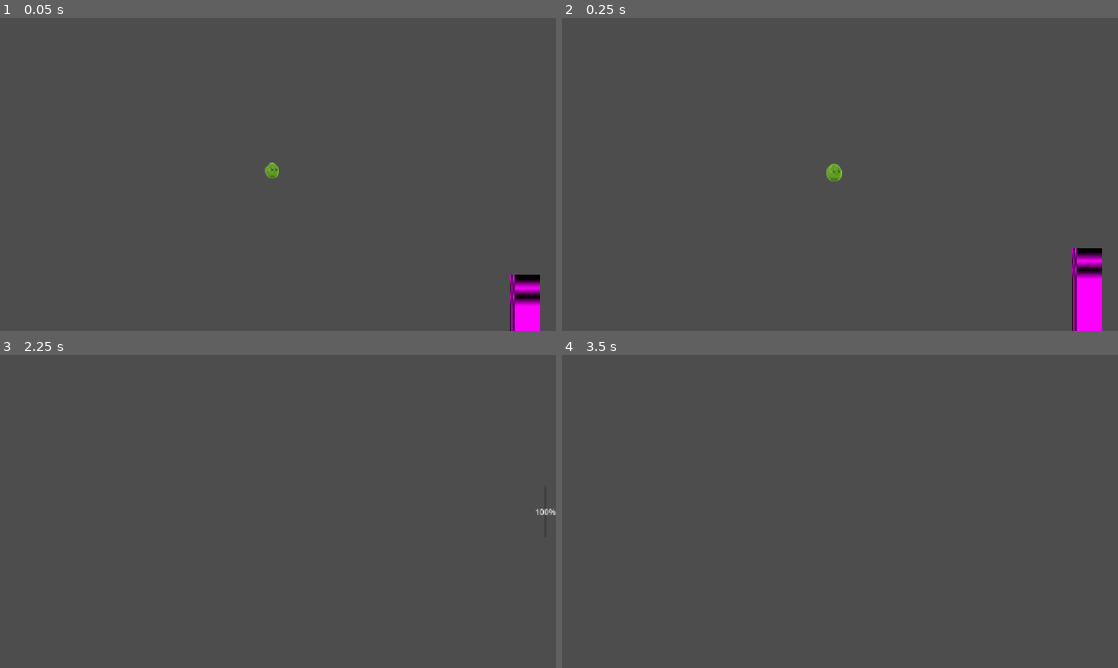
Above: before the commit, frames 1-4 (two rows, left to right).
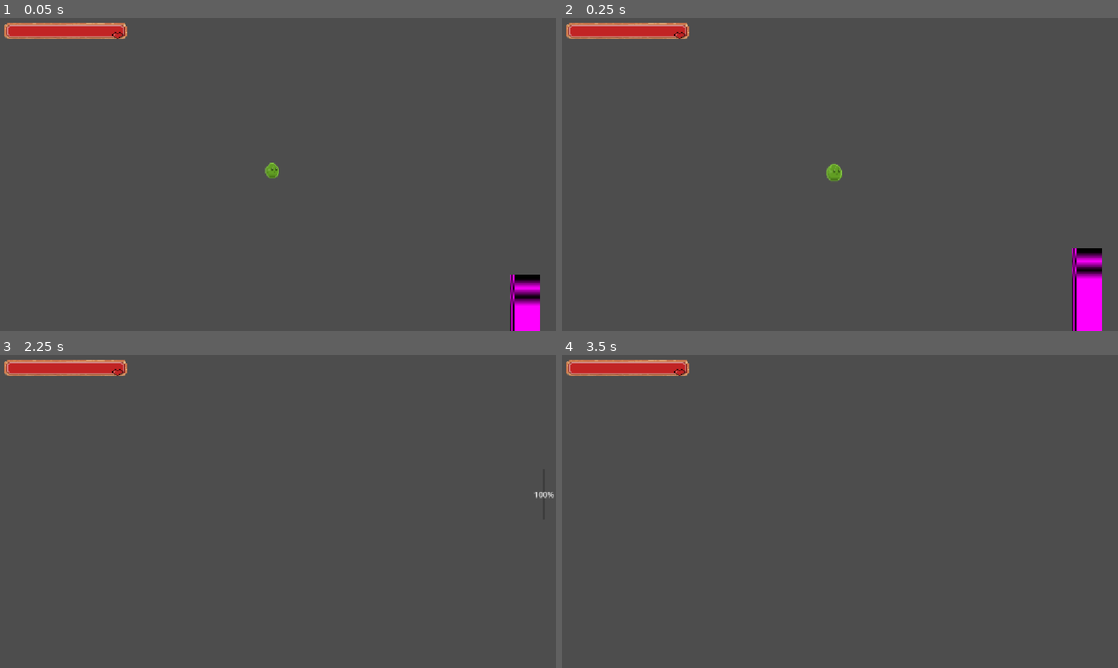
Above: after the commit, the same moments.

Repository: katfishkatfishing/bounce-
Game: Godot game, scene res://test.tscn
Two runs of this game, one before a commit and one after it. Both use one fixed random seed, a clock stepped at 60 frames per second and the inputs below.
Inputs (mouse positions are in pixels of both pictures, inside the frame that each line leads up to):
- Up to frame 1 (0.05 s): no input
- Up to frame 2 (0.25 s): no input
- Up to frame 3 (2.25 s): tap Enter at 0.5 s; move the mouse to (400, 495) at 0.52 s; hold W (up) 0.53-1.28 s; hold D (right) 0.53-2.03 s; click (400, 495) at 0.67 s; move the mouse to (166, 527) at 1.27 s; tap Alt at 1.35 s; tap W (up) at 1.52, 1.55, 1.82 s; tap Space at 2 s; move the mouse to (333, 442) at 2.02 s; hold A (left) from 2.03 s (still down); hold W (up) from 2.03 s (still down); tap Shift at 2.1 s
- Up to frame 4 (3.5 s): tap Enter at 2.75 s; move the mouse to (812, 574) at 2.77 s; release A (left) at 2.78 s; release W (up) at 2.78 s; hold D (right) from 2.78 s (still down); tap W (up) at 2.85, 3.02, 3.32 s; click (812, 574) at 2.92 s

The runs differ from the first frame. In frame 1, 1.1% of the frame differs, in the area x 0-23%, y 1-7%; in frame 2, 1.1%; in frame 3, 1.2%, in the area x 0-100%, y 1-52%; in frame 4, 1.1%.

Commit message:
merge and fix hp bar

Diff:
--- /dev/null
+++ b/bounce!/general/ui.gd
@@ -0,0 +1,24 @@
+class_name UI
+extends CanvasLayer
+
+@onready var energy_bar: ProgressBar = $GUI/EnergyBar
+@onready var hp_bar: TextureProgressBar = $GUI/MarginContainer/NinePatchRect/HPBar
+
+const max_buildup: float = 300.0
+const max_hp: int = 100
+
+var hp: int = 100
+
+func _ready() -> void:
+	energy_bar.max_value = max_buildup
+	energy_bar.value = 0.0
+	energy_bar.visible = false
+
+	hp_bar.max_value = max_hp
+	hp_bar.min_value = 0
+	hp_bar.value = hp
+
+func update_health(new_hp: int) -> void:
+	hp = new_hp
+	hp_bar.value = hp
+	print(hp)
--- /dev/null
+++ b/bounce!/general/ui.tscn
@@ -0,0 +1,56 @@
+[gd_scene format=3 uid="uid://qkiac62ee2uw"]
+
+[ext_resource type="Script" uid="uid://37mjbrh8vw6d" path="res://general/ui.gd" id="1_lm33j"]
+[ext_resource type="Texture2D" uid="uid://c01wci7ps3j6d" path="res://assets/bar/underbar3.png" id="2_1c5kk"]
+[ext_resource type="Texture2D" uid="uid://0ld1bd5krxfr" path="res://assets/bar/mbarover.png" id="3_iqwdc"]
+[ext_resource type="Texture2D" uid="uid://bxor81hk8oe88" path="res://assets/bar/mbarprogress.png" id="4_3xl52"]
+
+[node name="UI" type="CanvasLayer" unique_id=1467675263]
+script = ExtResource("1_lm33j")
+
+[node name="GUI" type="Control" parent="." unique_id=69336040]
+layout_mode = 3
+anchors_preset = 0
+offset_left = 1.0
+offset_right = 41.0
+offset_bottom = 40.0
+
+[node name="EnergyBar" type="ProgressBar" parent="GUI" unique_id=549130620]
+unique_name_in_owner = true
+layout_mode = 1
+anchors_preset = 6
+anchor_left = 1.0
+anchor_top = 0.5
+anchor_right = 1.0
+anchor_bottom = 0.5
+offset_left = 1084.0
+offset_top = 216.0
+offset_right = 1088.0
+offset_bottom = 321.0
+grow_horizontal = 0
+grow_vertical = 2
+size_flags_horizontal = 8
+
+[node name="MarginContainer" type="MarginContainer" parent="GUI" unique_id=2072587767]
+layout_mode = 0
+offset_left = 8.0
+offset_top = 10.0
+offset_right = 48.0
+offset_bottom = 50.0
+
+[node name="NinePatchRect" type="NinePatchRect" parent="GUI/MarginContainer" unique_id=1865271502]
+layout_mode = 2
+patch_margin_left = 27
+patch_margin_top = 7
+axis_stretch_horizontal = 1
+
+[node name="HPBar" type="TextureProgressBar" parent="GUI/MarginContainer/NinePatchRect" unique_id=390600863]
+unique_name_in_owner = true
+layout_mode = 0
+offset_right = 200.0
+offset_bottom = 64.0
+scale = Vector2(1.2672466, 0.52191633)
+nine_patch_stretch = true
+texture_under = ExtResource("2_1c5kk")
+texture_over = ExtResource("3_iqwdc")
+texture_progress = ExtResource("4_3xl52")
--- a/bounce!/player/player.tscn
+++ b/bounce!/player/player.tscn
@@ -3,7 +3,7 @@
 [ext_resource type="Script" uid="uid://dmyiugvkfls2e" path="res://scripts/player.gd" id="1_rkbax"]
 [ext_resource type="Texture2D" uid="uid://dsbsf728dihrk" path="res://assets/sprites/hks.png" id="2_g1dw6"]
 [ext_resource type="Texture2D" uid="uid://dgsotx8g4fwp4" path="res://assets/sprites/hks_jump.png" id="3_g1dw6"]
-[ext_resource type="PackedScene" uid="uid://bri4jujimcl2j" path="res://general/gui.tscn" id="4_yw30f"]
+[ext_resource type="PackedScene" uid="uid://qkiac62ee2uw" path="res://general/ui.tscn" id="4_yw30f"]
 
 [sub_resource type="CircleShape2D" id="CircleShape2D_7numd"]
 radius = 9.0
@@ -148,6 +148,4 @@
 limit_right = 1100
 limit_bottom = 1150
 
-[node name="AnimationPlayer" type="AnimationPlayer" parent="." unique_id=292223196]
-
-[node name="Gui" parent="." unique_id=2013634708 instance=ExtResource("4_yw30f")]
+[node name="UI" parent="." unique_id=1467675263 instance=ExtResource("4_yw30f")]
--- a/bounce!/scripts/player.gd
+++ b/bounce!/scripts/player.gd
@@ -1,9 +1,7 @@
 extends CharacterBody2D
 
 @onready var animated_sprite_2d: AnimatedSprite2D = $AnimatedSprite2D
-@onready var animation_player: AnimationPlayer = $AnimationPlayer
-@onready var energy_bar: ProgressBar = $Gui/CanvasLayer/EnergyBar
-
+@onready var ForBars = $UI
 
 #region
 const max_buildup: float = 300.0
@@ -30,9 +28,7 @@
 #endregion
 
 func _ready() -> void:
-	energy_bar.max_value = max_buildup
-	energy_bar.value = 0.0
-	energy_bar.visible = false
+	ForBars.update_health(hp)
 
 func _physics_process(delta: float) -> void:
 	# Add the gravity.
@@ -53,10 +49,10 @@
 				velocity.y *= 0.5
 
 		if rebound_primed and velocity.y > 0.0 and Input.is_action_pressed("up"):
-			energy_bar.visible = true
-			energy_bar.value = minf(peak_fall_speed * 0.5, max_buildup)
+			ForBars.energy_bar.visible = true
+			ForBars.energy_bar.value = minf(peak_fall_speed * 0.5, max_buildup)
 		else:
-			energy_bar.visible = false
+			ForBars.energy_bar.visible = false
 	else:
 		coyote_timer = coyote_time
 		is_rebound_jump = false
@@ -100,12 +96,11 @@
 			is_bouncing_back = true
 			landing_timer = coyote_time
 			peak_fall_speed = 0.0
-			energy_bar.visible = true
-			energy_bar.value = gpe_buildup
+			ForBars.energy_bar.visible = true
+			ForBars.energy_bar.value = gpe_buildup
 		else:
 			if peak_fall_speed > fall_velocity_limit:
 				take_fall_damage(peak_fall_speed)
-				print(hp)
 			peak_fall_speed = 0.0
 			reset_bounce_energy()
 
@@ -133,6 +128,7 @@
 func take_fall_damage(speed: float) -> void:
 	var damage = (speed - fall_velocity_limit) * 0.1
 	hp -= int(damage)
+	ForBars.update_health(hp)
 
 #func die
 
@@ -141,5 +137,5 @@
 	rebound_primed = false
 	is_bouncing_back = false
 	landing_timer = 0.0
-	energy_bar.value = 0.0
-	energy_bar.visible = false
+	ForBars.energy_bar.value = 0.0
+	ForBars.energy_bar.visible = false
Binary file added: bounce!/assets/bar/mbarover.png
Not shown, added: bounce!/assets/bar/mbarover.png.import
Binary file added: bounce!/assets/bar/mbarprogress.png
Not shown, added: bounce!/assets/bar/mbarprogress.png.import
Binary file added: bounce!/assets/bar/underbar3.png
Not shown, added: bounce!/assets/bar/underbar3.png.import
Not shown, added: bounce!/general/ui.gd.uid
Binary file added: bounce!/general/underbar3.png
Not shown, added: bounce!/general/underbar3.png.import
Not shown, added: bounce!/player/player.tscn61703550615.tmp
